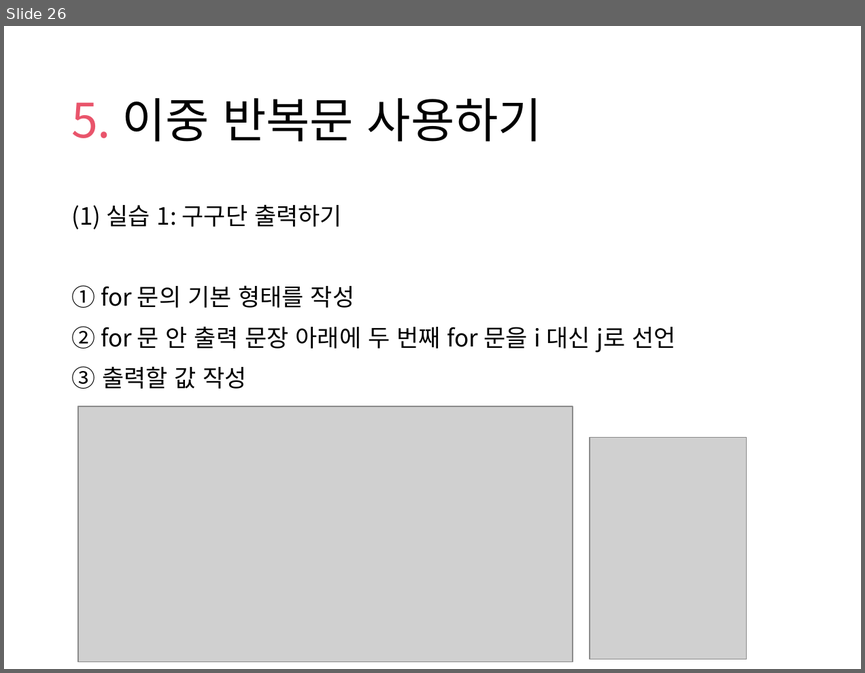
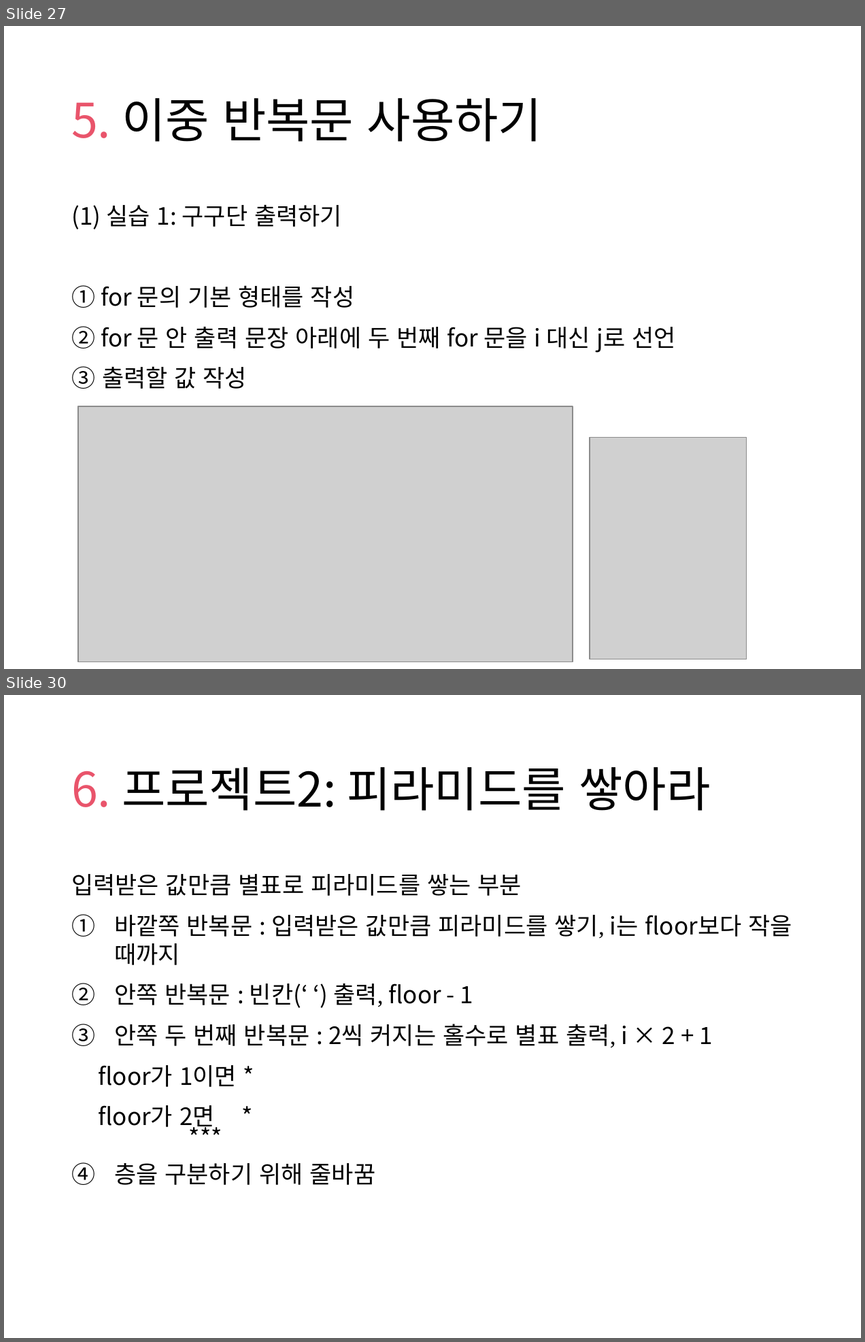
Before and after one commit to comlec/rapa, a slide deck: lecNote/C/03장_연산자_반복문.pptx. Shown one above the other, each under a label of ours: slide 26 before the commit, slides 27 and 30 after it; the slides between them are not shown. The pictures are 865x673 and 865x1342 pixels, drawn with LibreOffice and Linux fonts; fonts in the diff are those of the drawing; grey boxes stand for pictures; background and template pictures are left out. Boxes give left, top, right and bottom in pixels: in the first picture for what was removed or moved away, otherwise in the second. Text is boxed around its words. In the diff, an @@ line names an element or a change of style, - is before the commit and + after.

```diff
--- a/lecNote/C/03장_연산자_반복문.pptx
+++ b/lecNote/C/03장_연산자_반복문.pptx
@@ slide 30 added at [4, 695, 861, 1338], background picture (left out) @@
@@ title added at [71, 767, 711, 811], 40 pt, text #000000 @@
+6. 프로젝트2: 피라미드를 쌓아라
@@ text added at [71, 874, 792, 1185], 20 pt, text #000000 @@
+입력받은 값만큼 별표로 피라미드를 쌓는 부분
+1. 바깥쪽 반복문 : 입력받은 값만큼 피라미드를 쌓기, i는 floor보다 작을 때까지
+2. 안쪽 반복문 : 빈칸(‘ ‘) 출력, floor - 1
+3. 안쪽 두 번째 반복문 : 2씩 커지는 홀수로 별표 출력, i × 2 + 1
+floor가 1이면 *
+floor가 2면 *
+***
+1. 층을 구분하기 위해 줄바꿈
@@ what was slide 26 is now slide 27 @@
```
Also in this commit, not shown: 11 slides changed, 3 other slides added, 9 other files.
